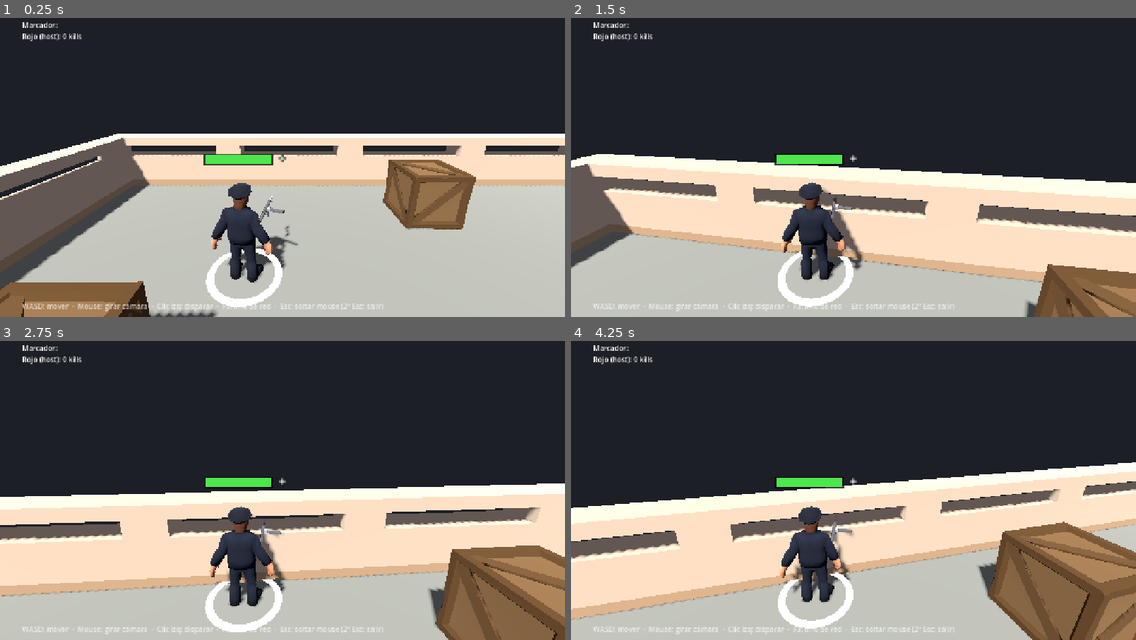
Above: before the commit, frames 1-4 (two rows, left to right).
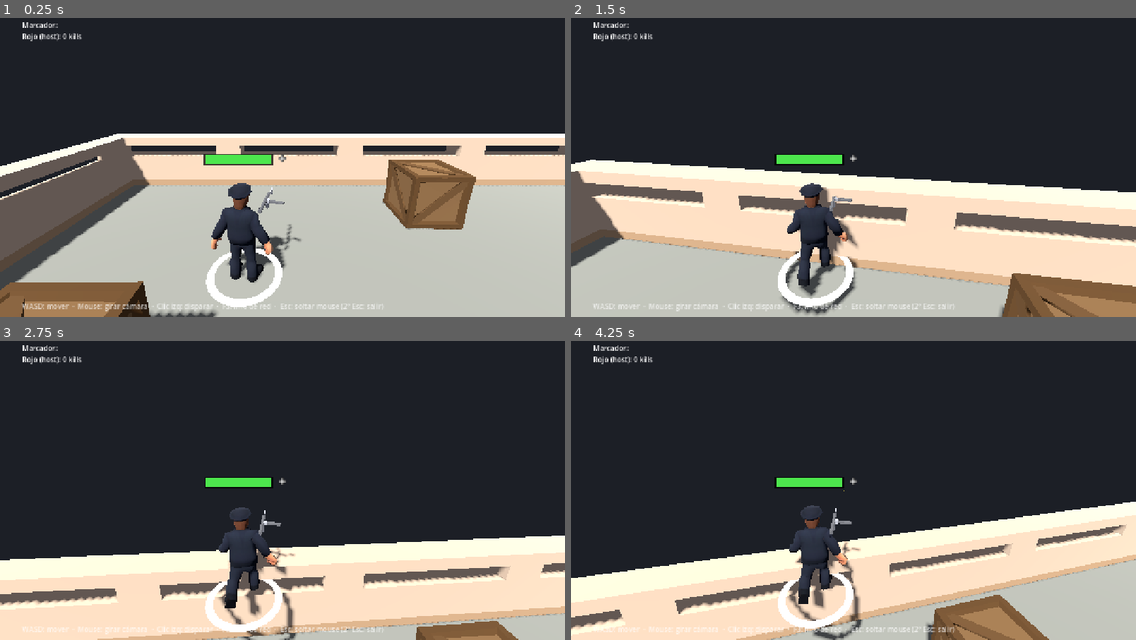
Above: after the commit, the same moments.

Repository: mpinedaj/godot-networked-shooter
Game: Godot game, scene res://scenes/game.tscn
Same seed, same stepped clock (60 frames per second), same inputs: the game is played once before the commit and once after it. This scene is started directly instead of the project's main scene.
Inputs (mouse positions are in pixels of both pictures, inside the frame that each line leads up to):
- Up to frame 1 (0.25 s): no input
- Up to frame 2 (1.5 s): tap Enter at 0.5 s; move the mouse to (881, 158) at 0.52 s; hold Shift 0.53-1.28 s; hold Up (ui_up) from 0.53 s (still down); click (881, 158) at 0.67 s; tap Space at 0.77, 0.8, 1.07, 1.35 s; move the mouse to (825, 158) at 1.27 s; click (825, 158) at 1.42 s
- Up to frame 3 (2.75 s): keep holding Up (ui_up); tap Space at 1.52, 1.82, 2.3 s; tap Shift at 1.55 s; move the mouse to (293, 475) at 2.02 s; hold Shift from 2.03 s (still down); click (293, 475) at 2.17 s
- Up to frame 4 (4.25 s): keep holding Up (ui_up); move the mouse to (847, 487) at 2.77 s; release Shift at 2.78 s; tap Shift at 2.85 s; click (847, 487) at 2.92 s; tap Space at 3.02, 3.32 s; move the mouse to (893, 484) at 3.52 s; hold Space from 3.53 s (still down); click (893, 484) at 3.67 s

The runs differ from the first frame. In frame 1, 0.3% of the frame differs, in the area x 45-54%, y 56-80%; in frame 2, 19%; in frame 3, 45%; in frame 4, 47%, in the area x 0-100%, y 40-100%.

Commit message:
Movimiento y disparo: salto, correr con resistencia y disparo vertical
- Salto (Espacio) con gravedad; el suelo ahora tiene colisión.
- Correr (Shift) a 8 m/s gastando resistencia; si se agota hay que
  recuperar un mínimo antes de volver a correr. La resistencia se replica.
- El input viaja como (dirección, yaw, pitch, botones), con los botones
  empaquetados en un entero (1 bit cada uno): mismo paquete, más acciones.
- Las balas siguen la mira también en vertical. El servidor detecta el
  impacto con un rayo entre la posición anterior y la nueva (no atraviesan
  paredes) y solo se replica su aparición y desaparición.

Diff:
--- a/project.godot
+++ b/project.godot
@@ -35,7 +35,6 @@
 [physics]
 
 3d/physics_engine="Jolt Physics"
-jolt_physics_3d/simulation/areas_detect_static_bodies=true
 
 [rendering]
 
--- a/scenes/bullet.tscn
+++ b/scenes/bullet.tscn
@@ -2,33 +2,26 @@
 
 [ext_resource type="Script" path="res://scripts/bullet.gd" id="1"]
 
-[sub_resource type="SphereShape3D" id="SphereShape3D_1"]
-radius = 0.12
-
-[sub_resource type="SphereMesh" id="SphereMesh_1"]
-radius = 0.1
-height = 0.2
+[sub_resource type="BoxMesh" id="BoxMesh_1"]
+size = Vector3(0.06, 0.06, 0.7)
 
 [sub_resource type="StandardMaterial3D" id="Material_1"]
 shading_mode = 0
-albedo_color = Color(1, 0.9, 0.2, 1)
+albedo_color = Color(1, 0.9, 0.3, 1)
 
 [sub_resource type="SceneReplicationConfig" id="ReplicationConfig_bullet"]
 properties/0/path = NodePath(".:position")
 properties/0/spawn = true
-properties/0/replication_mode = 1
+properties/0/replication_mode = 0
 properties/1/path = NodePath(".:rotation")
 properties/1/spawn = true
-properties/1/replication_mode = 2
+properties/1/replication_mode = 0
 
-[node name="Bullet" type="Area3D"]
+[node name="Bullet" type="Node3D"]
 script = ExtResource("1")
 
-[node name="CollisionShape3D" type="CollisionShape3D" parent="."]
-shape = SubResource("SphereShape3D_1")
-
 [node name="Visual" type="MeshInstance3D" parent="."]
-mesh = SubResource("SphereMesh_1")
+mesh = SubResource("BoxMesh_1")
 surface_material_override/0 = SubResource("Material_1")
 
 [node name="MultiplayerSynchronizer" type="MultiplayerSynchronizer" parent="."]
--- a/scenes/player.tscn
+++ b/scenes/player.tscn
@@ -19,9 +19,11 @@
 properties/3/path = NodePath(".:sync_yaw")
 properties/3/spawn = true
 properties/3/replication_mode = 1
+properties/4/path = NodePath(".:stamina")
+properties/4/spawn = true
+properties/4/replication_mode = 2
 
 [node name="Player" type="CharacterBody3D"]
-motion_mode = 1
 script = ExtResource("1")
 
 [node name="Visual" type="Node3D" parent="."]
--- a/scripts/bullet.gd
+++ b/scripts/bullet.gd
@@ -1,34 +1,34 @@
-extends Area3D
-## Bala (3D). Autoridad del servidor: se crea, se mueve y detecta impactos en el
-## servidor; los clientes solo ven su posición replicada.
+extends Node3D
+## Bala. El servidor decide los impactos: en cada paso lanza un rayo desde su
+## posición anterior a la nueva, así no atraviesa paredes aunque vaya rápido.
+## Por la red solo viaja su aparición (posición y dirección) y su desaparición:
+## como vuela en línea recta, cada peer la mueve por su cuenta sin más paquetes.
 
-const SPEED := 14.0  # m/s
+const SPEED := 40.0  # m/s
 const LIFETIME := 1.5
 const DAMAGE := 25
 
 var shooter_peer: int = 0
-var direction: Vector3 = Vector3.FORWARD
+var shooter_rid: RID  # Cuerpo de quien disparó: el rayo lo ignora.
 var life: float = LIFETIME
 
 func _ready() -> void:
 	set_multiplayer_authority(1)
-	direction = Vector3.FORWARD.rotated(Vector3.UP, rotation.y)
-	if multiplayer.is_server():
-		body_entered.connect(_on_body_entered)
 
 func _physics_process(delta: float) -> void:
-	if not multiplayer.is_server():
-		return
-	position += direction * SPEED * delta
-	life -= delta
-	if life <= 0:
-		queue_free()
-
-func _on_body_entered(body: Node) -> void:
-	if body.has_method("take_damage"):
-		# Ignorar al que disparó (la bala no debe destruirse contra su dueño).
-		if body.peer_id == shooter_peer:
+	var step := -global_basis.z * SPEED * delta
+	if multiplayer.is_server():
+		var query := PhysicsRayQueryParameters3D.create(global_position, global_position + step)
+		if shooter_rid.is_valid():
+			query.exclude = [shooter_rid]
+		var hit := get_world_3d().direct_space_state.intersect_ray(query)
+		if not hit.is_empty():
+			if hit.collider.has_method("take_damage"):
+				hit.collider.take_damage(DAMAGE, shooter_peer)
+			queue_free()  # Jugador, pared o suelo: la bala desaparece en todos los peers.
 			return
-		body.take_damage(DAMAGE, shooter_peer)
-	# Jugador enemigo o pared/obstáculo: la bala desaparece.
-	queue_free()
+		life -= delta
+		if life <= 0.0:
+			queue_free()
+			return
+	global_position += step
--- a/scripts/game.gd
+++ b/scripts/game.gd
@@ -65,13 +65,9 @@
 func _build_map() -> void:
 	_build_environment()
 
-	# Suelo (solo visual: los jugadores se mueven en el plano y = 0).
-	var floor_mesh := MeshInstance3D.new()
-	var plane := PlaneMesh.new()
-	plane.size = HALF * 2 + Vector2(WALL_THICKNESS, WALL_THICKNESS) * 2
-	floor_mesh.mesh = plane
-	floor_mesh.material_override = _mat(Color(0.55, 0.55, 0.5))
-	map_node.add_child(floor_mesh)
+	# Suelo con colisión (los jugadores caen por gravedad): su cara superior está en y = 0.
+	var floor_size := HALF * 2 + Vector2(WALL_THICKNESS, WALL_THICKNESS) * 2
+	map_node.add_child(_make_block(Vector3(0, -1, 0), Vector3(floor_size.x, 1, floor_size.y), Color(0.55, 0.55, 0.5)))
 
 	var walls := Node3D.new()
 	walls.name = "Walls"
--- a/scripts/player.gd
+++ b/scripts/player.gd
@@ -6,11 +6,22 @@
 ##  - El MultiplayerSynchronizer replica posición/orientación/vida/estado a todos,
 ##    30 veces por segundo; cada peer interpola entre un estado y el siguiente.
 
-const SPEED := 5.0  # m/s
+const WALK_SPEED := 5.0     # m/s
+const SPRINT_SPEED := 8.0   # m/s (gasta resistencia)
+const JUMP_VELOCITY := 6.5  # m/s; con GRAVITY da un salto de ~1,2 m
+const GRAVITY := 18.0       # m/s²
+const MAX_STAMINA := 100.0
+const STAMINA_DRAIN := 30.0   # por segundo corriendo
+const STAMINA_REGEN := 20.0   # por segundo sin correr
+const STAMINA_RECOVER := 25.0 # tras agotarse, mínimo para volver a correr
 const MAX_HEALTH := 100
 const SHOOT_COOLDOWN := 0.25
-const MUZZLE_DISTANCE := 0.9  # La bala nace fuera del propio cuerpo.
-const GUN_HEIGHT := 1.0  # Altura del arma y de las balas (m).
+const GUN_HEIGHT := 1.25  # Altura del arma y de las balas (m).
+const MAX_PITCH := 1.2    # Límite de apuntado vertical que acepta el servidor (rad).
+## Botones del input, empaquetados en un entero (1 bit cada uno).
+const BTN_SHOOT := 1
+const BTN_JUMP := 2
+const BTN_SPRINT := 4
 const RESPAWN_TIME := 3.0
 const BULLET_SCENE := preload("res://scenes/bullet.tscn")
 
@@ -68,10 +79,15 @@
 	set(value):
 		_target_yaw = value
 
+## Resistencia para correr. La calcula el servidor y se replica (HUD del dueño).
+@export var stamina: float = MAX_STAMINA
+var _exhausted: bool = false
+
 # Input recibido (solo el servidor lo usa para simular).
 var input_move: Vector2 = Vector2.ZERO
-var input_aim: float = 0.0  # Ángulo (yaw) en radianes alrededor del eje Y.
-var input_shoot: bool = false
+var input_aim: float = 0.0    # Yaw: giro horizontal (rad) alrededor del eje Y.
+var input_pitch: float = 0.0  # Pitch: apuntado vertical (rad), positivo = arriba.
+var input_buttons: int = 0    # Combinación de BTN_*.
 var shoot_cooldown: float = 0.0
 ## Si es false, este peer no lee teclado/mouse (sala de espera, fin de partida, pruebas).
 var capture_enabled: bool = true
@@ -116,9 +132,9 @@
 func is_local() -> bool:
 	return peer_id == multiplayer.get_unique_id()
 
-## Dirección horizontal a la que mira un yaw dado (Godot: -Z es "adelante").
-static func aim_direction(yaw: float) -> Vector3:
-	return Vector3.FORWARD.rotated(Vector3.UP, yaw)
+## Orientación de disparo para un yaw y pitch dados (Godot: -Z es "adelante").
+static func aim_basis(yaw: float, pitch: float) -> Basis:
+	return Basis(Vector3.UP, yaw) * Basis(Vector3.RIGHT, pitch)
 
 # ---------------- Visual ----------------
 func _build_visual() -> void:
@@ -134,7 +150,7 @@
 	# Arma fija apuntando hacia adelante: así se ve claro hacia dónde dispara.
 	var gun: Node3D = load(GUN_MODEL).instantiate()
 	gun.scale = Vector3.ONE * 1.6
-	gun.position = Vector3(0.28, GUN_HEIGHT, -0.4)
+	gun.position = Vector3(0.28, GUN_HEIGHT - 0.1, -0.4)
 	visual.add_child(gun)
 	# Anillo de color en el suelo (no gira) para identificar al jugador.
 	var ring := MeshInstance3D.new()
@@ -251,54 +267,62 @@
 		local.y -= 1
 	var cam = get_viewport().get_camera_3d()
 	var move := local
-	var aim := visual.rotation.y
-	var shoot := false
+	var aim := Vector2(visual.rotation.y, 0.0)  # (yaw, pitch)
+	var buttons := 0
 	if cam and cam.has_method("get_yaw_basis"):
 		# Se envía la dirección YA en coordenadas del mundo: el servidor no
 		# necesita saber nada de la cámara del cliente.
 		var world: Vector3 = cam.get_yaw_basis() * Vector3(local.x, 0, local.y)
 		move = Vector2(world.x, world.z)
 		aim = _crosshair_aim(cam)
-		shoot = Input.is_mouse_button_pressed(MOUSE_BUTTON_LEFT) and cam.is_mouse_captured() and get_window().has_focus()
+		if cam.is_mouse_captured() and get_window().has_focus():
+			if Input.is_mouse_button_pressed(MOUSE_BUTTON_LEFT):
+				buttons |= BTN_SHOOT
+			if Input.is_key_pressed(KEY_SPACE):
+				buttons |= BTN_JUMP
+			if Input.is_key_pressed(KEY_SHIFT):
+				buttons |= BTN_SPRINT
 
 	if multiplayer.is_server():
 		# El host es servidor y jugador a la vez: aplica su input sin pasar por la red.
-		_store_input(move, aim, shoot)
+		_store_input(move, aim.x, aim.y, buttons)
 	else:
 		# Cliente -> servidor. Solo se envía la intención, nunca la posición.
-		receive_input.rpc_id(1, move, aim, shoot)
+		receive_input.rpc_id(1, move, aim.x, aim.y, buttons)
 		# Predicción visual mínima: girar hacia la mira sin esperar al servidor.
-		visual.rotation.y = aim
-
-## Ángulo hacia lo que hay bajo la mira (centro de pantalla). Como la cámara va
-## sobre el hombro, disparar en paralelo a ella fallaría: apuntamos al punto
-## donde el rayo de la cámara choca (jugador, caja o muro).
-func _crosshair_aim(cam: Camera3D) -> float:
+		visual.rotation.y = aim.x
+
+## Apuntado (yaw, pitch) hacia lo que hay bajo la mira (centro de pantalla). Como
+## la cámara va sobre el hombro, disparar en paralelo a ella fallaría: se apunta
+## desde el arma al punto donde el rayo de la cámara choca (jugador, caja o muro).
+func _crosshair_aim(cam: Camera3D) -> Vector2:
 	var from := cam.global_position
-	var to := from - cam.global_basis.z * 60.0
+	var to := from - cam.global_basis.z * 80.0
 	var query := PhysicsRayQueryParameters3D.create(from, to)
 	query.exclude = [get_rid()]
 	var hit := get_world_3d().direct_space_state.intersect_ray(query)
 	var target: Vector3 = to if hit.is_empty() else hit.position
-	var d := target - global_position
-	d.y = 0
-	if d.length() < 1.0:
-		return cam.yaw  # Objetivo pegado al jugador: usar la dirección de la cámara.
-	return atan2(-d.x, -d.z)
+	var d := target - (global_position + Vector3(0, GUN_HEIGHT, 0))
+	var flat := Vector2(d.x, d.z).length()
+	if flat < 1.0:
+		return Vector2(cam.yaw, cam.pitch)  # Objetivo pegado al jugador: usar la cámara.
+	return Vector2(atan2(-d.x, -d.z), atan2(d.y, flat))
 
 @rpc("any_peer", "call_remote", "unreliable_ordered", 0)
-func receive_input(move: Vector2, aim: float, shoot: bool) -> void:
+func receive_input(move: Vector2, aim: float, pitch: float, buttons: int) -> void:
 	if not multiplayer.is_server():
 		return
 	# Solo el dueño de este jugador puede controlarlo.
 	if multiplayer.get_remote_sender_id() != peer_id:
 		return
-	_store_input(move, aim, shoot)
-
-func _store_input(move: Vector2, aim: float, shoot: bool) -> void:
-	input_move = move.limit_length(1.0)  # El servidor no confía en el cliente.
+	_store_input(move, aim, pitch, buttons)
+
+func _store_input(move: Vector2, aim: float, pitch: float, buttons: int) -> void:
+	# El servidor no confía en el cliente: recorta todo a rangos válidos.
+	input_move = move.limit_length(1.0)
 	input_aim = aim
-	input_shoot = shoot
+	input_pitch = clampf(pitch, -MAX_PITCH, MAX_PITCH)
+	input_buttons = buttons
 
 # ---------------- Simulación (solo servidor) ----------------
 func _physics_process(delta: float) -> void:
@@ -310,20 +334,42 @@
 		return
 	visual.rotation.y = input_aim
 	shoot_cooldown -= delta
-	if input_shoot and shoot_cooldown <= 0.0:
+	if input_buttons & BTN_SHOOT and shoot_cooldown <= 0.0:
 		shoot_cooldown = SHOOT_COOLDOWN
-		_spawn_bullet(input_aim)
-	velocity = Vector3(input_move.x, 0, input_move.y) * SPEED
+		_spawn_bullet()
+
+	# Correr: gasta resistencia; si se agota hay que recuperar un mínimo.
+	var moving := input_move.length() > 0.1
+	var sprinting := bool(input_buttons & BTN_SPRINT) and moving and not _exhausted
+	if sprinting:
+		stamina = maxf(0.0, stamina - STAMINA_DRAIN * delta)
+		if stamina == 0.0:
+			_exhausted = true
+	else:
+		stamina = minf(MAX_STAMINA, stamina + STAMINA_REGEN * delta)
+		if stamina >= STAMINA_RECOVER:
+			_exhausted = false
+
+	var speed := SPRINT_SPEED if sprinting else WALK_SPEED
+	velocity.x = input_move.x * speed
+	velocity.z = input_move.y * speed
+	# Gravedad y salto.
+	if is_on_floor():
+		velocity.y = JUMP_VELOCITY if input_buttons & BTN_JUMP else 0.0
+	else:
+		velocity.y -= GRAVITY * delta
 	move_and_slide()
 
-func _spawn_bullet(aim: float) -> void:
+func _spawn_bullet() -> void:
 	# En el servidor: se añade bajo Game/Bullets y el MultiplayerSpawner la replica.
 	var game = get_parent().get_parent()
 	var b = BULLET_SCENE.instantiate()
-	var origin := global_position + Vector3(0, GUN_HEIGHT, 0)
-	b.position = origin + aim_direction(aim) * MUZZLE_DISTANCE
-	b.rotation.y = aim
+	# Nace en el arma (dentro del propio cuerpo, que la bala ignora): así no
+	# puede aparecer al otro lado de una pared pegada al jugador.
+	b.position = global_position + Vector3(0, GUN_HEIGHT, 0)
+	b.basis = aim_basis(input_aim, input_pitch)
 	b.shooter_peer = peer_id
+	b.shooter_rid = get_rid()
 	# Nombre único: si se reutiliza un nombre de una bala ya destruida, los
 	# clientes pueden confundir los paquetes de sincronización de ambas.
 	b.name = "B%d_%d" % [peer_id, game.next_bullet_id()]
@@ -339,7 +385,8 @@
 
 func _die(killer_peer: int) -> void:
 	is_dead = true  # Se replica: los clientes lo ocultan por el setter.
-	input_shoot = false
+	input_buttons = 0
+	velocity = Vector3.ZERO
 	var game = get_parent().get_parent()
 	if game and game.has_method("add_kill"):
 		game.add_kill(killer_peer)
@@ -351,4 +398,6 @@
 	if game and game.has_method("random_spawn_point"):
 		global_position = game.random_spawn_point()
 	health = MAX_HEALTH
+	stamina = MAX_STAMINA
+	_exhausted = false
 	is_dead = false
--- a/scripts/third_person_camera.gd
+++ b/scripts/third_person_camera.gd
@@ -6,7 +6,7 @@
 
 const MOUSE_SENSITIVITY := 0.0025
 const PITCH_MIN := -0.9   # Mirar hacia abajo (rad).
-const PITCH_MAX := 0.35   # Mirar hacia arriba (rad).
+const PITCH_MAX := 0.6    # Mirar hacia arriba (rad).
 const PIVOT_HEIGHT := 1.6
 ## Desplazamiento relativo al pivote: derecha, arriba, atrás.
 const OFFSET := Vector3(0.6, 0.35, 3.2)
